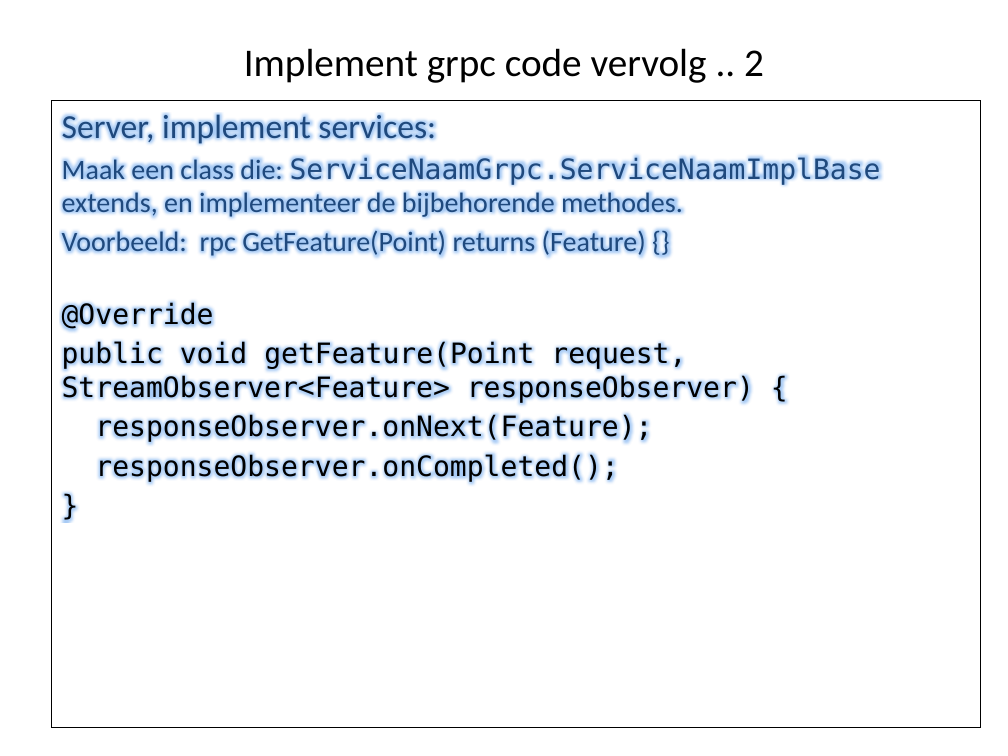
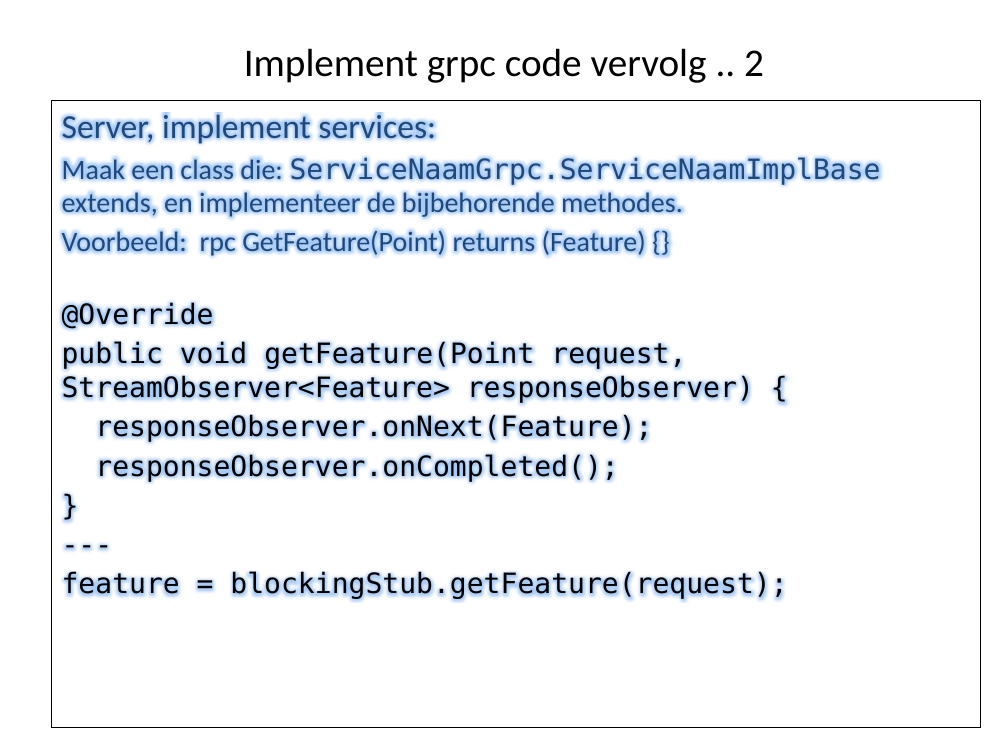
Before and after one commit to Michael-YuSha/workshop-grpc, a slide deck: slide 9 of doc/doc-source/Workshop-grpc.pptx. Drawn at 1008x756 pixels with LibreOffice and Linux fonts; fonts in the diff are those of the drawing. Boxes give left, top, right and bottom in pixels: in the first picture for what was removed or moved away, otherwise in the second. Text is boxed around its words. In the diff, an @@ line names an element or a change of style, - is before the commit and + after.

```diff
--- a/doc/doc-source/Workshop-grpc.pptx
+++ b/doc/doc-source/Workshop-grpc.pptx
@@ text at (x1=62, y1=571, x2=787, y2=600): paragraphs added @@
+---
+feature = blockingStub.getFeature(request);
```
Also in this commit, not shown: 2 other slides changed, 1 slide added, 2 other files.
